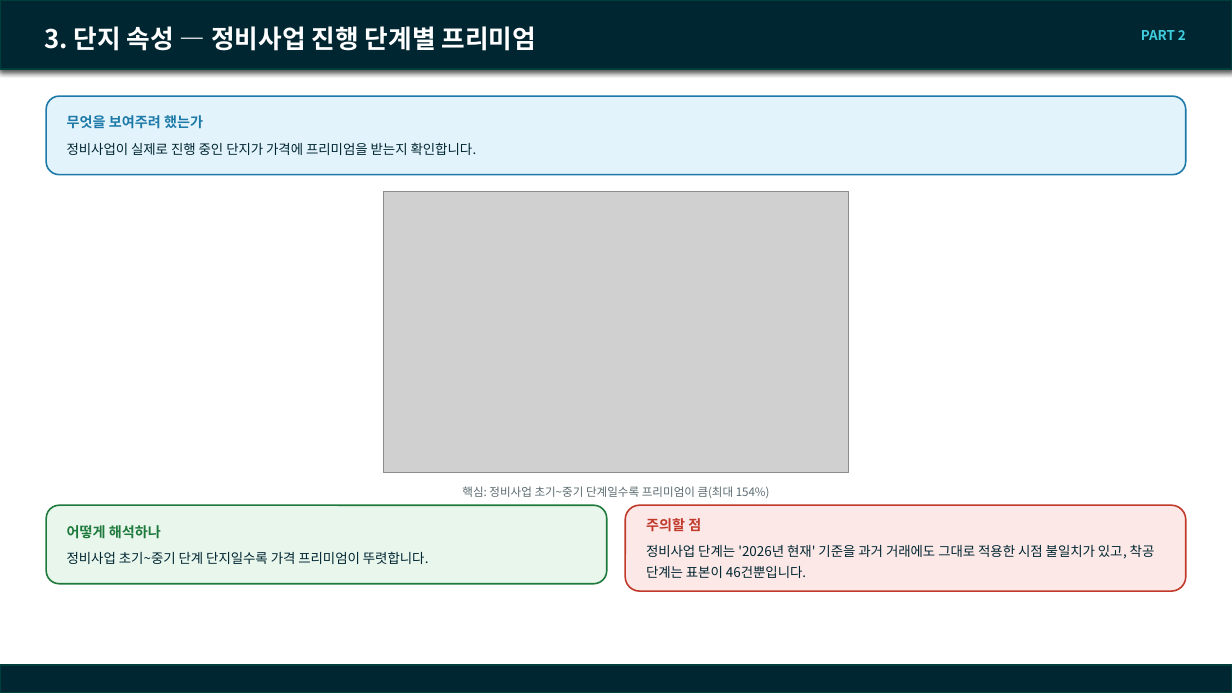
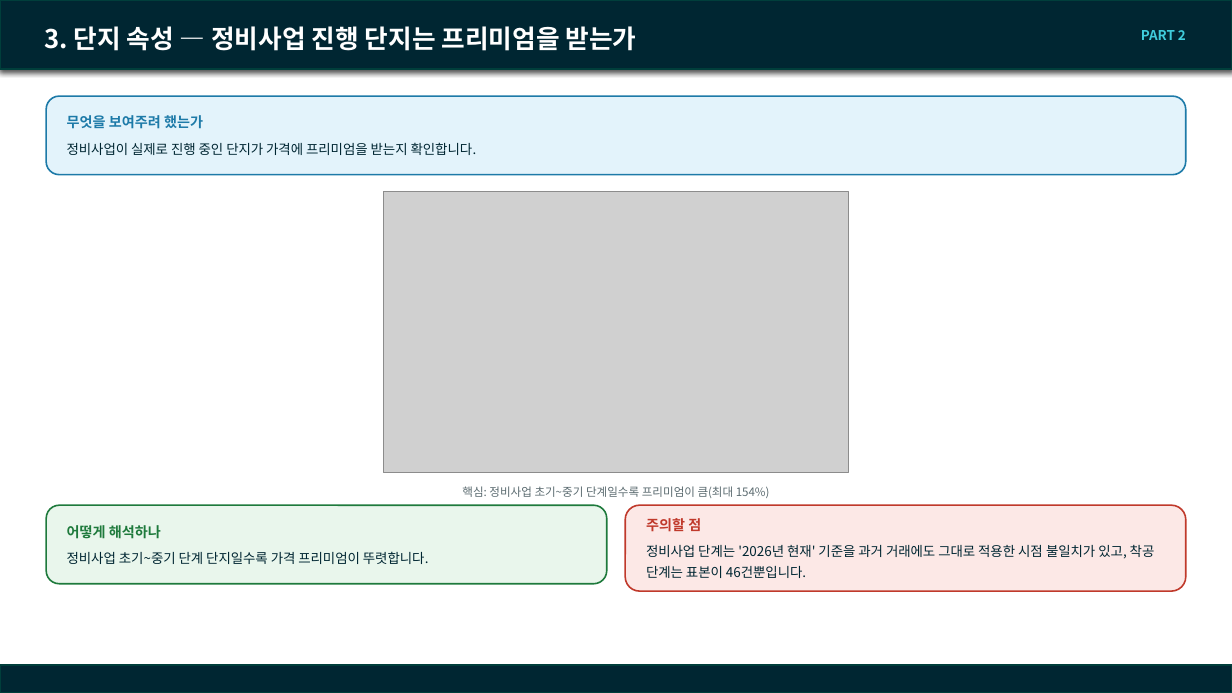
Before and after one commit to SunooJ-KR/Boomingup, a slide deck: slide 9 of eda/docs/260916_team_meeting.pptx. Drawn at 1232x693 pixels with LibreOffice and Linux fonts; fonts in the diff are those of the drawing; grey boxes stand for pictures; background and template pictures are left out. Boxes give left, top, right and bottom in pixels: in the first picture for what was removed or moved away, otherwise in the second. Text is boxed around its words. In the diff, an @@ line names an element or a change of style, - is before the commit and + after.

Commit message:
docs(eda): 분석 슬라이드 제목을 결론이 아닌 질문(목표)형으로 전면 수정
18개 분석 슬라이드(1~10번 축) 제목이 전부 "무엇을 봤더니 이랬다"는
결론을 바로 담고 있어서, 배경 설명 없이 제목만 보면 무슨 얘긴지 알기
어렵다는 지적을 반영했다. 각 슬라이드의 목적(purpose_box) 문구와
맞춰 "~는가" 질문형으로 바꿔, 제목만 봐도 이 슬라이드가 무엇을
확인하려는 건지 알 수 있게 했다. 결론은 기존처럼 본문(캡션·색상 박스)에
그대로 남는다.

```diff
--- a/eda/docs/260916_team_meeting.pptx
+++ b/eda/docs/260916_team_meeting.pptx
@@ title at (x1=44, y1=26, x2=637, y2=51): text changed @@
-3. 단지 속성 — 정비사업 진행 단계별 프리미엄
+3. 단지 속성 — 정비사업 진행 단지는 프리미엄을 받는가
```
Also in this commit, not shown: 18 other slides changed, 1 other file.
